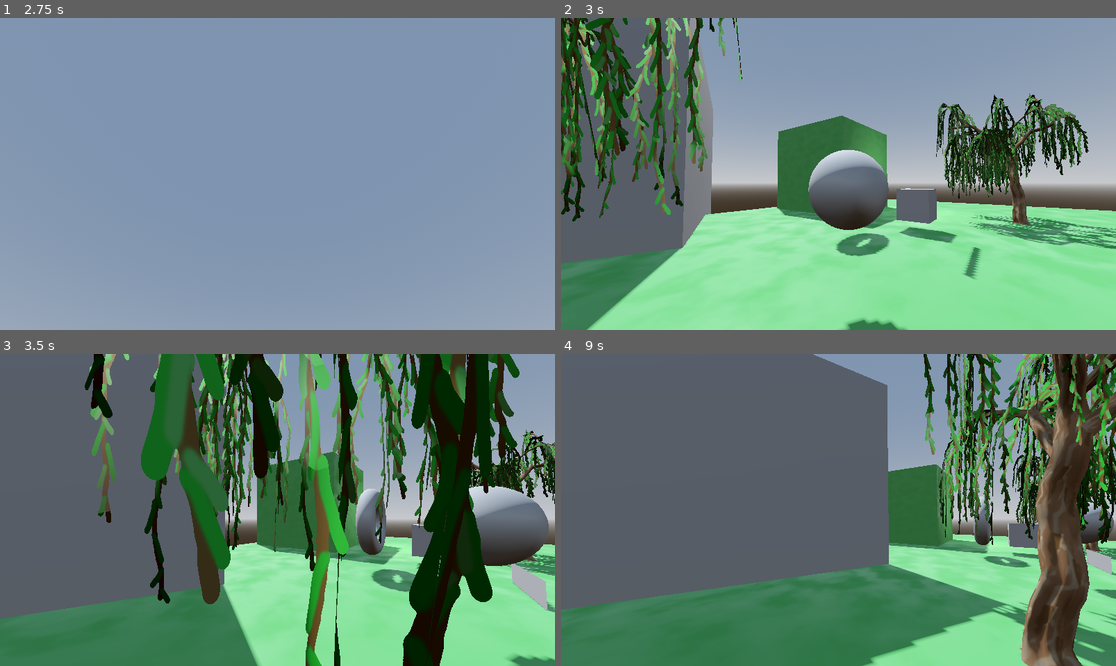
Above: before the commit, frames 1-4 (two rows, left to right).
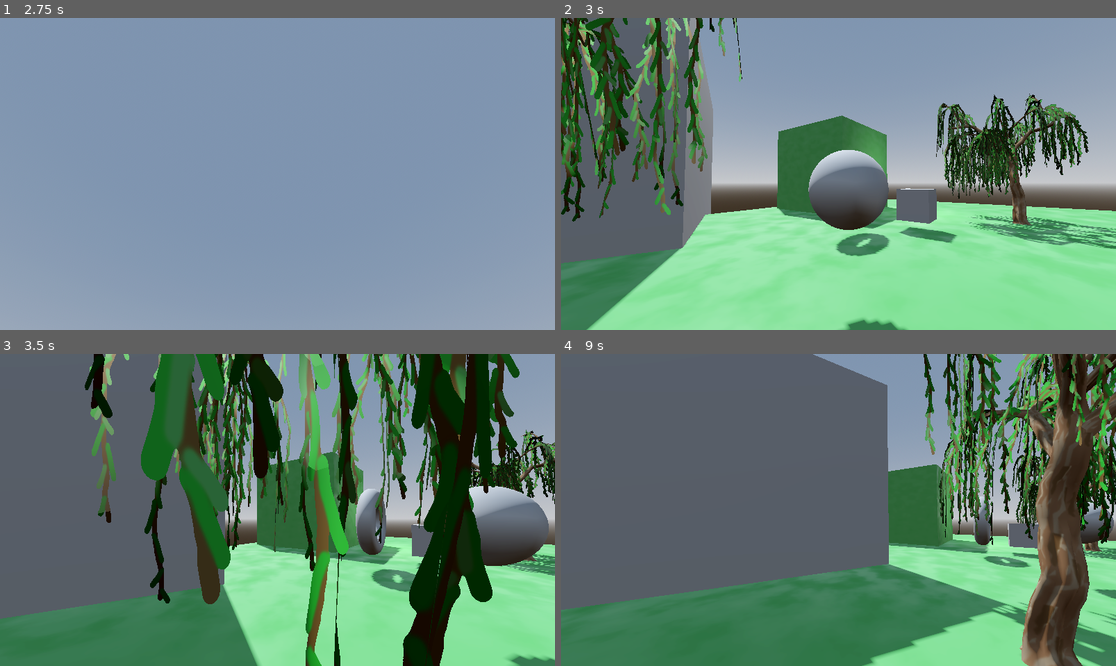
Above: after the commit, the same moments.

Repository: Vortex-Basis-LLC/Godot-VBG-Samples-Shaders
Game: Godot game, scene res://scenes/03_kuwahara.tscn
The game is run twice, just before and just after one commit, with the same random seed, the same clock (stepped at 60 frames per second) and the same inputs. This scene is started directly instead of the project's main scene.
Inputs (mouse positions are in pixels of both pictures, inside the frame that each line leads up to):
- Up to frame 1 (2.75 s): tap Enter at 0.5 s; move the mouse to (249, 236) at 0.52 s; hold W (move_forward) 0.53-2.03 s; tap Space at 0.6, 0.77, 1.07, 1.35, 1.52, 1.82, 2.1 s; move the mouse to (444, 220) at 1.27 s; move the mouse to (111, 127) at 2.02 s; hold A (move_left) from 2.03 s (still down)
- Up to frame 2 (3 s): keep holding A (move_left); tap Space at 2.75, 2.85 s; move the mouse to (866, 174) at 2.77 s
- Up to frame 3 (3.5 s): keep holding A (move_left); tap Space at 3.02, 3.32 s
- Up to frame 4 (9 s): move the mouse to (755, 432) at 3.52 s; release A (move_left) at 3.53 s; hold S (move_back) 3.53-4.28 s; tap Space at 3.6, 3.77, 4.07, 4.35, 4.52, 4.82, 5.1, 5.85, 6.02, 6.32, 6.6, 6.77, 7.07, 7.35, 7.52, 7.82, 8.1, 8.85 s; move the mouse to (960, 494) at 4.27 s; hold D (move_right) 4.28-5.03 s; move the mouse to (727, 525) at 5.02 s; hold W (move_forward) 5.03-5.78 s; move the mouse to (894, 441) at 5.77 s; hold D (move_right) 5.78-8.03 s; move the mouse to (810, 572) at 6.52 s; move the mouse to (1005, 556) at 7.27 s; move the mouse to (672, 463) at 8.02 s; hold S (move_back) 8.03-8.78 s; move the mouse to (866, 510) at 8.77 s; hold A (move_left) from 8.78 s (still down)

Frame 1 is identical in both runs. In frame 2, 0.2% of the frame differs, in the area x 72-76%, y 73-84%; in frame 3, 0.5%, in the area x 92-100%, y 67-83%; in frame 4, 0.2%.

Commit message:
Allow Kuwahara filter to be toggled on and off with the space bar.

Diff:
--- a/scenes/03_kuwahara.tscn
+++ b/scenes/03_kuwahara.tscn
@@ -1,6 +1,7 @@
-[gd_scene load_steps=12 format=3 uid="uid://bhhx05q8jhyix"]
+[gd_scene load_steps=13 format=3 uid="uid://bhhx05q8jhyix"]
 
 [ext_resource type="PackedScene" uid="uid://bh2qxp7k2qrkh" path="res://scenes/base_scene.tscn" id="1_kvm4a"]
+[ext_resource type="Script" path="res://scenes/kuwahara_scene.gd" id="2_b84bd"]
 [ext_resource type="PackedScene" uid="uid://c2o2k4t0b3wtc" path="res://players/hover_cam_player.tscn" id="2_x1ghn"]
 [ext_resource type="Shader" path="res://shaders/post_process_kuwahara_brightness_gradient.gdshader" id="3_b3xtc"]
 [ext_resource type="Shader" path="res://shaders/kuwahara/kuwahara_simple.gdshader" id="3_ok40q"]
@@ -31,7 +32,8 @@
 shader = ExtResource("3_b3xtc")
 shader_parameter/window_size = Vector2i(5, 3)
 
-[node name="BaseScene" instance=ExtResource("1_kvm4a")]
+[node name="KuwaharaScene" instance=ExtResource("1_kvm4a")]
+script = ExtResource("2_b84bd")
 
 [node name="WorldEnvironment" type="WorldEnvironment" parent="." index="3"]
 environment = SubResource("Environment_8m21v")
--- /dev/null
+++ b/scenes/kuwahara_scene.gd
@@ -0,0 +1,11 @@
+extends Node3D
+
+@onready var kuwahara: MeshInstance3D = $Kuwahara
+
+
+func _input(event: InputEvent) -> void:
+	# Toggle Kuwahara filter if space bar is pressed.
+	if event is InputEventKey:
+		var key_event := event as InputEventKey
+		if key_event.is_pressed() && key_event.keycode == KEY_SPACE:
+			kuwahara.visible = !kuwahara.visible
